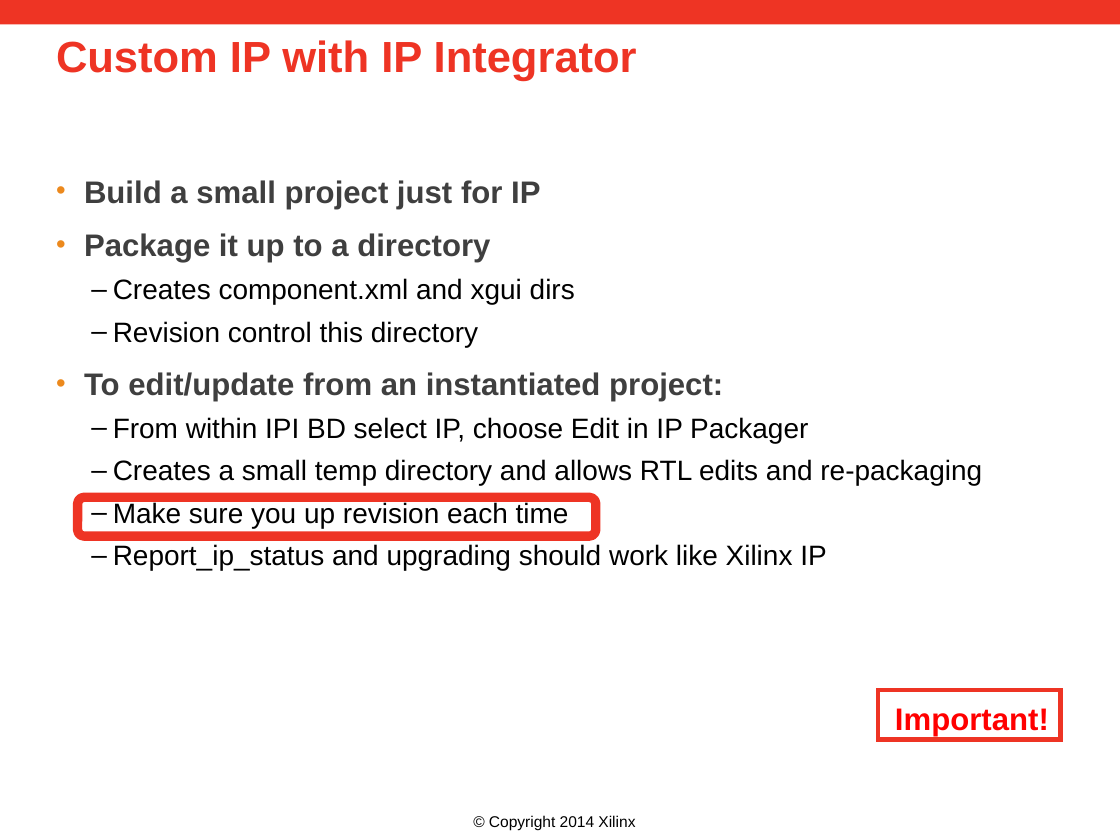
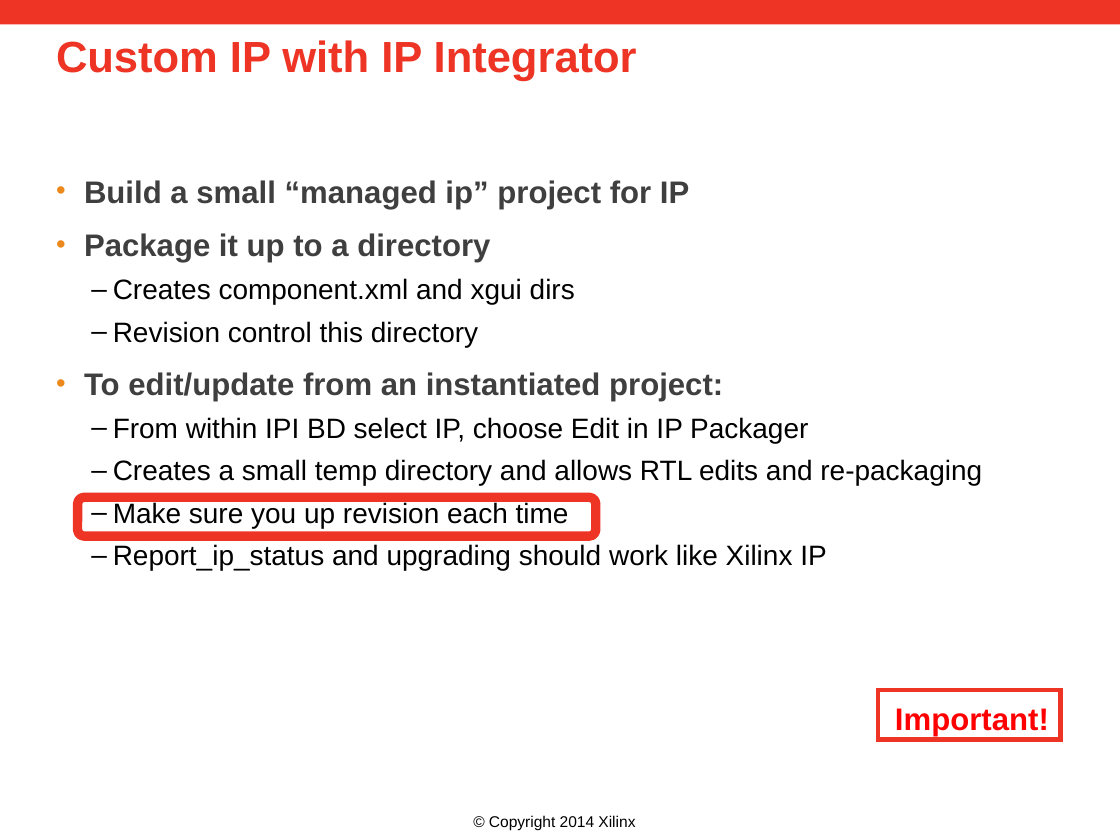
Before and after one commit to Xilinx/revCtrl, a slide deck: slide 10 of doc/versionControl.pptx. Drawn at 1120x840 pixels with LibreOffice and Linux fonts; fonts in the diff are those of the drawing; background and template pictures are left out. Boxes give left, top, right and bottom in pixels: in the first picture for what was removed or moved away, otherwise in the second. Text is boxed around its words. In the diff, an @@ line names an element or a change of style, - is before the commit and + after.

```diff
--- a/doc/versionControl.pptx
+++ b/doc/versionControl.pptx
@@ text at [84, 180, 689, 209]: text changed @@
-• Build a small project just for IP
+• Build a small “managed ip” project for IP
```
Also in this commit, not shown: 4 other slides changed, 7 other files.
